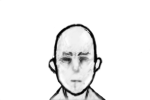
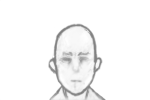
Comparing the layer stacks of the two w=150, h=100 images. Changes:
"Calque 10": opacity 100% → 50% over (x1=48, y1=23, x2=106, y2=100)
